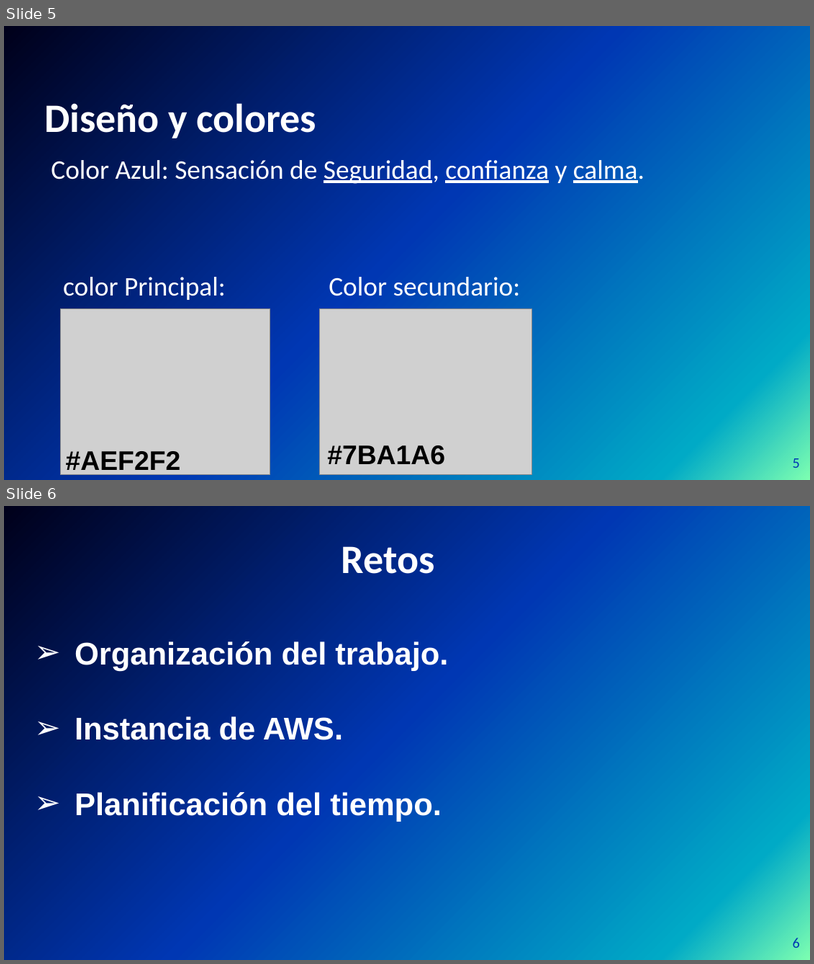
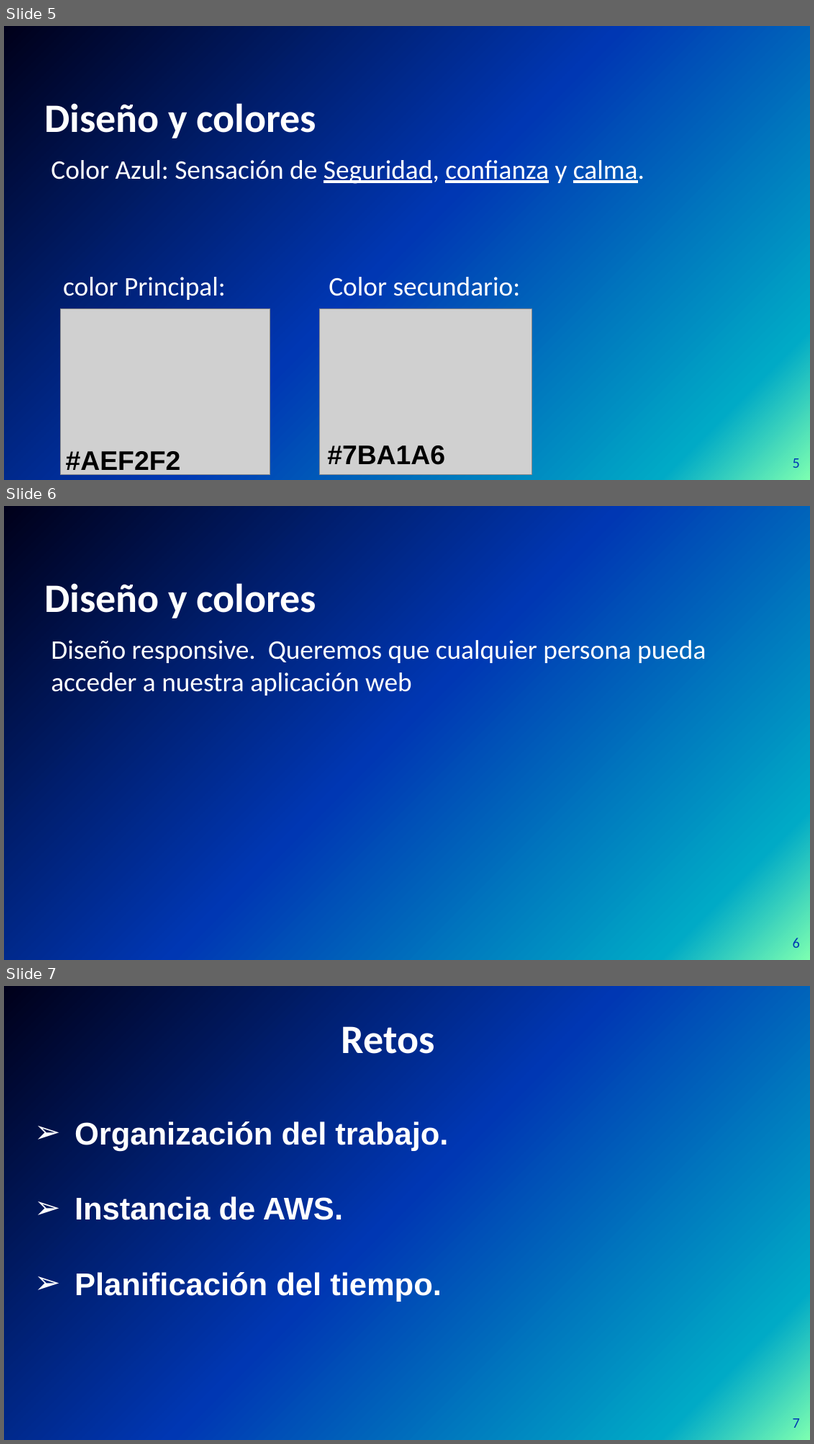
Before and after one commit to Tiinocm/ProyectoIntegrado, a slide deck: carles/presentacion de cronos.pptx. Shown one above the other, each under a label of ours: slides 5 and 6 before the commit, slides 5, 6 and 7 after it. The pictures are 814x964 and 814x1444 pixels, drawn with LibreOffice and Linux fonts; fonts in the diff are those of the drawing; grey boxes stand for pictures; background and template pictures are left out. Boxes give left, top, right and bottom in pixels: in the first picture for what was removed or moved away, otherwise in the second. Text is boxed around its words. In the diff, an @@ line names an element or a change of style, - is before the commit and + after.

```diff
--- a/carles/presentacion de cronos.pptx
+++ b/carles/presentacion de cronos.pptx
@@ slide 6 added at (x1=4, y1=506, x2=810, y2=960), background picture (left out) @@
@@ title added at (x1=44, y1=583, x2=316, y2=618), 36 pt, text #FFFFFF, bold @@
+Diseño y colores
@@ text added at (x1=51, y1=640, x2=706, y2=695), 24 pt, text #FFFFFF @@
+Diseño responsive. Queremos que cualquier persona pueda acceder a nuestra aplicación web
@@ page number added at (x1=793, y1=937, x2=800, y2=947), 13 pt, text #0037B3 @@
+6
@@ what was slide 6 is now slide 7 @@
@@ page number at (x1=793, y1=1418, x2=800, y2=1427): text changed @@
-6
+7
```
Also in this commit, not shown: 1 slide changed, 1 other slide added, 1 slide removed.
